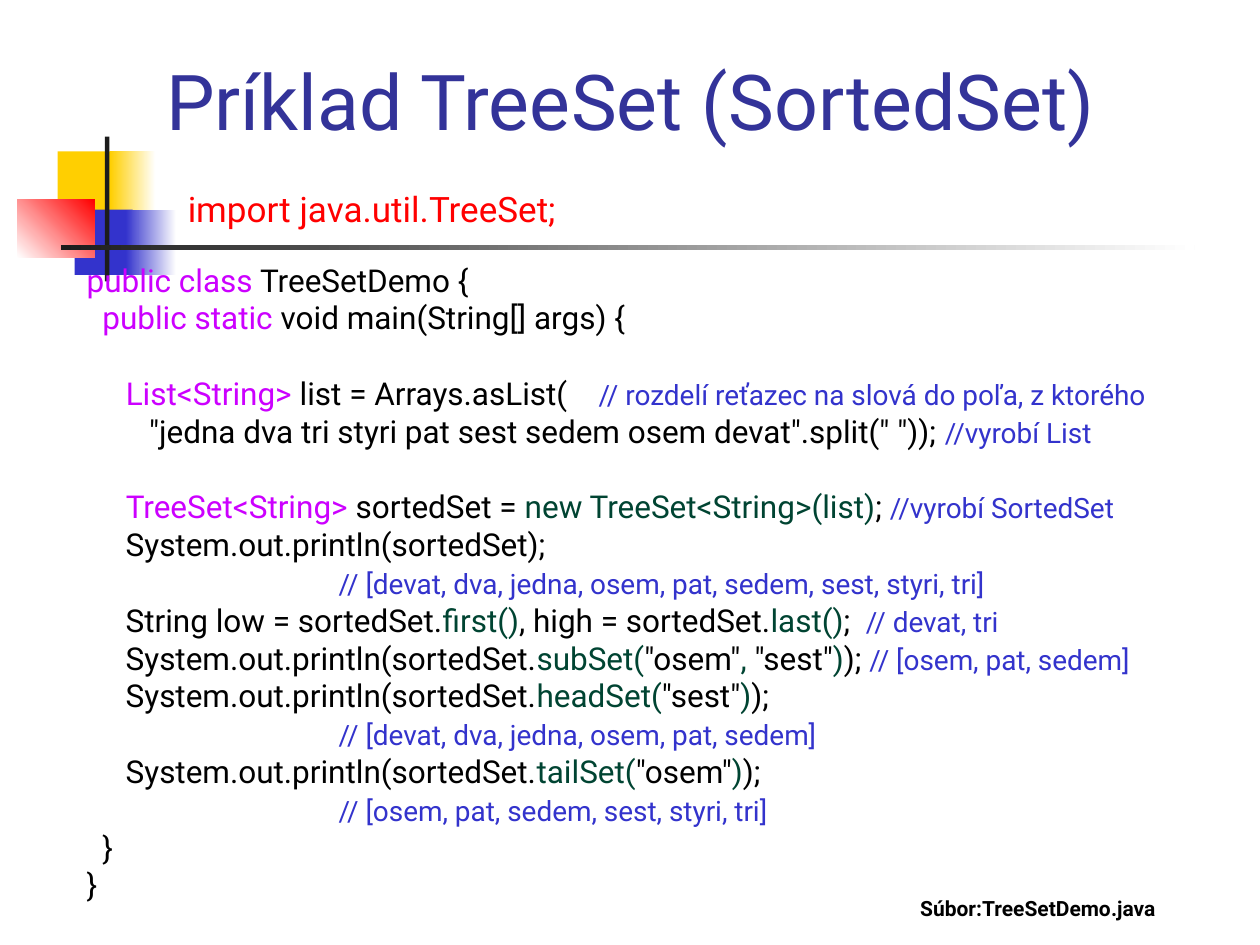
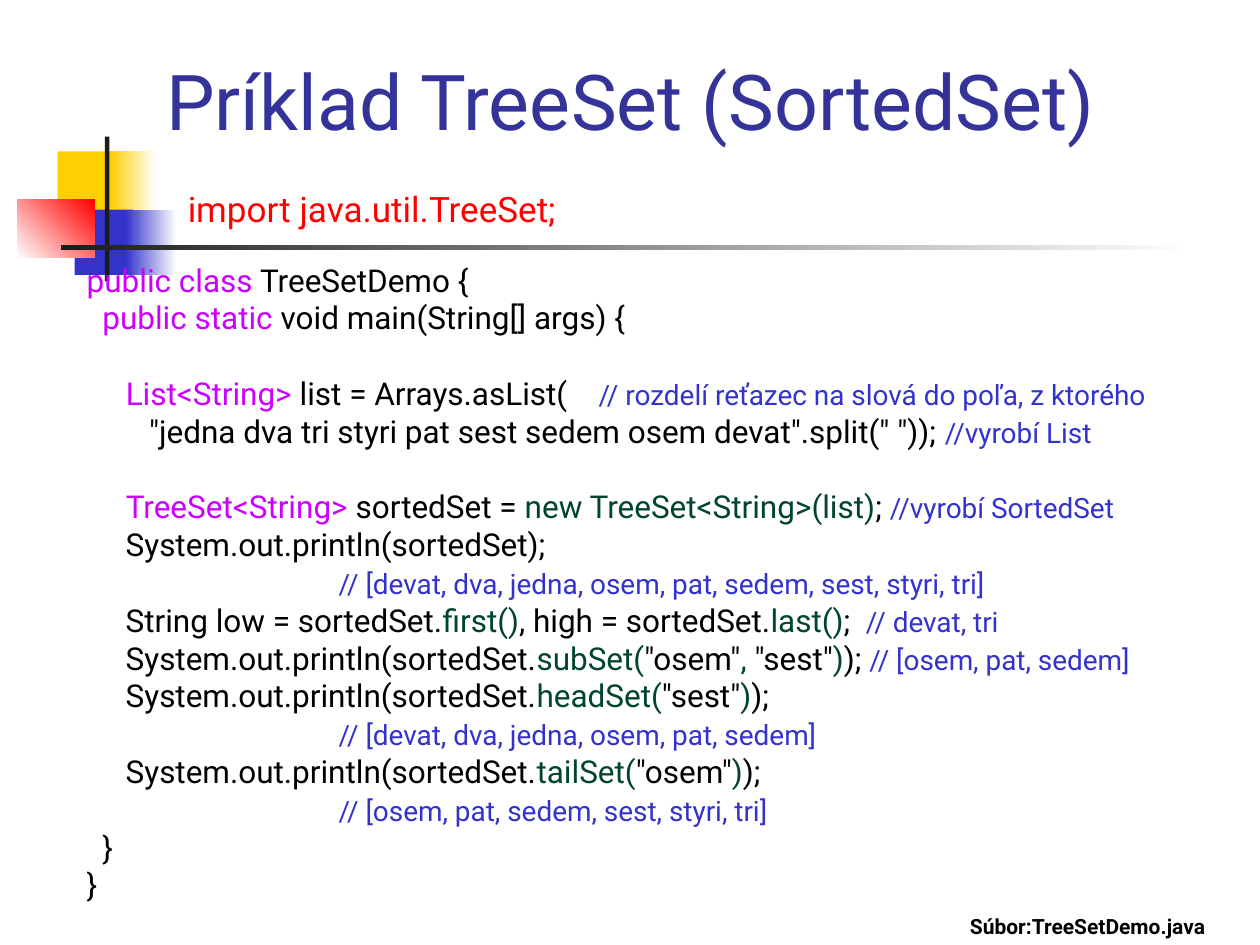
Before and after one commit to Programovanie4/Prednasky, a slide deck: slide 13 of 06/06_java.ppt. Drawn at 1260x945 pixels with LibreOffice and Linux fonts; fonts in the diff are those of the drawing. Boxes give left, top, right and bottom in pixels: in the first picture for what was removed or moved away, otherwise in the second. Text is boxed around its words. In the diff, an @@ line names an element or a change of style, - is before the commit and + after.

```diff
--- a/06/06_java.ppt
+++ b/06/06_java.ppt
@@ text "Súbor:TreeSetDemo.java": place and size @@
-text "Súbor:TreeSetDemo.java" at <box>920,900,1155,921</box>
+text "Súbor:TreeSetDemo.java" at <box>970,918,1205,939</box>
```
Also in this commit, not shown: 10 other slides changed, 3 other files.
